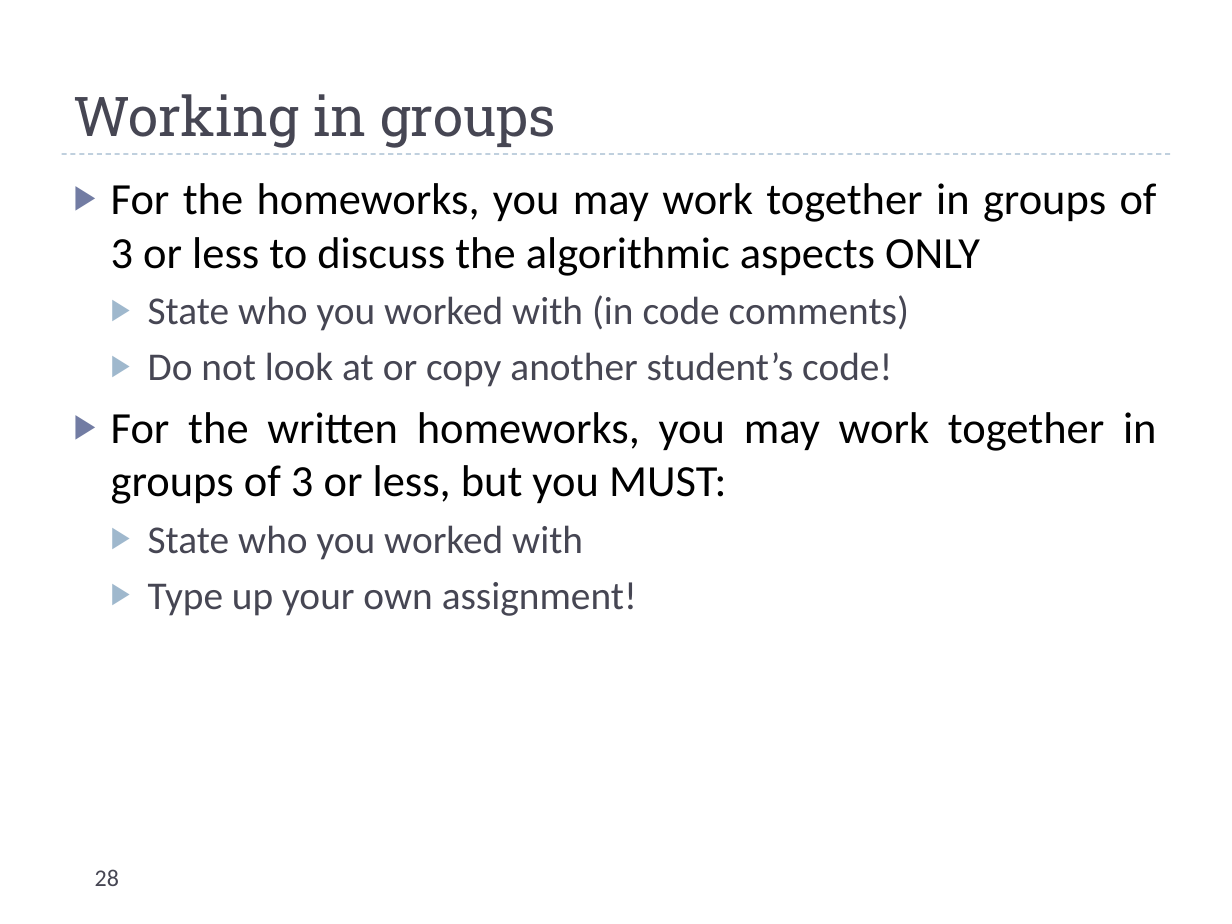
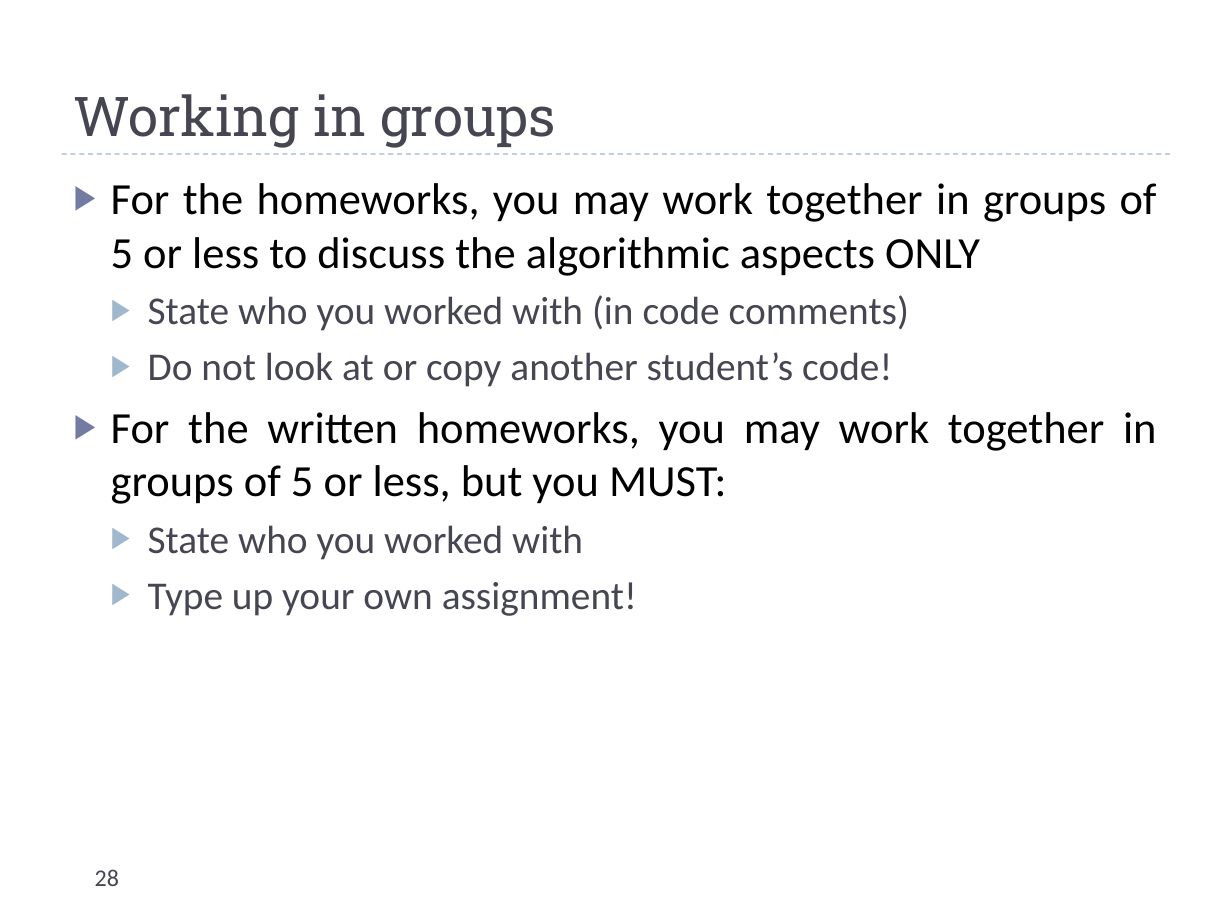
Before and after one commit to uva-cs/cs4102-f21, a slide deck: slide 28 of slides/courseintroduction.pptx. Drawn at 1232x924 pixels with LibreOffice and Linux fonts; fonts in the diff are those of the drawing. Boxes give left, top, right and bottom in pixels: in the first picture for what was removed or moved away, otherwise in the second. Text is boxed around its words. In the diff, an @@ line names an element or a change of style, - is before the commit and + after.

```diff
--- a/slides/courseintroduction.pptx
+++ b/slides/courseintroduction.pptx
@@ text at (111,183,1157,276): text changed @@
-▶ For the homeworks, you may work together in groups of 3 or less to discuss the algorithmic aspects ONLY
+▶ For the homeworks, you may work together in groups of 5 or less to discuss the algorithmic aspects ONLY
@@ text at (111,412,1157,504): text changed @@
-▶ For the written homeworks, you may work together in groups of 3 or less, but you MUST:
+▶ For the written homeworks, you may work together in groups of 5 or less, but you MUST:
```
Also in this commit, not shown: 2 other slides changed, 2 other files.
